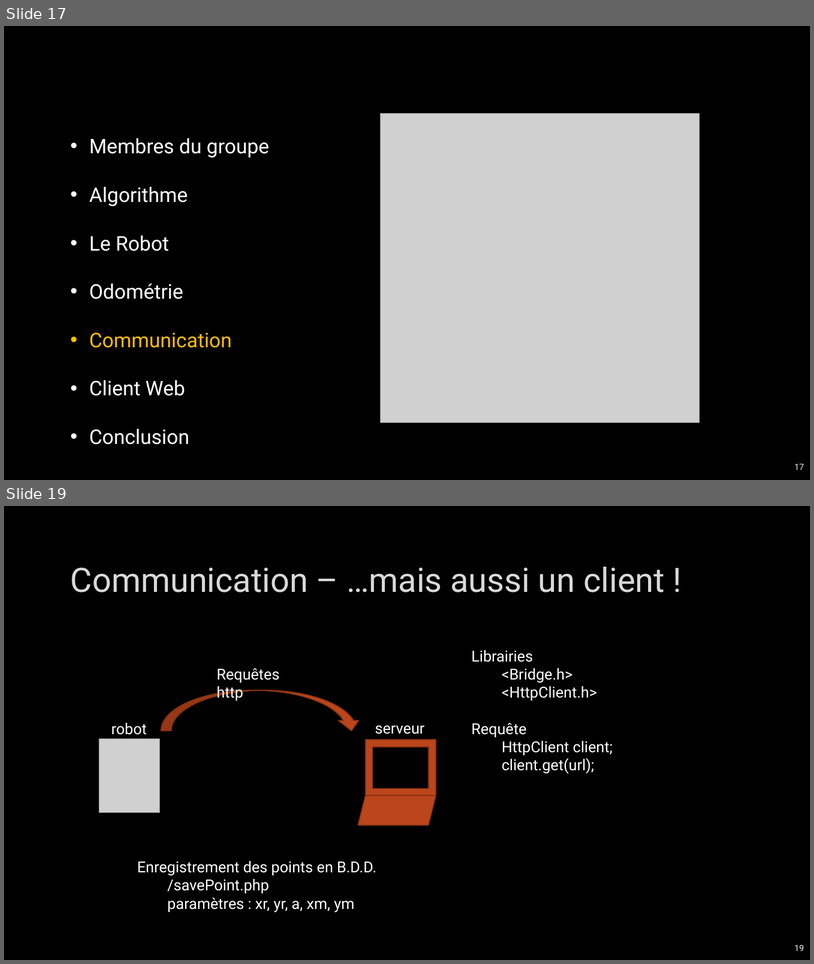
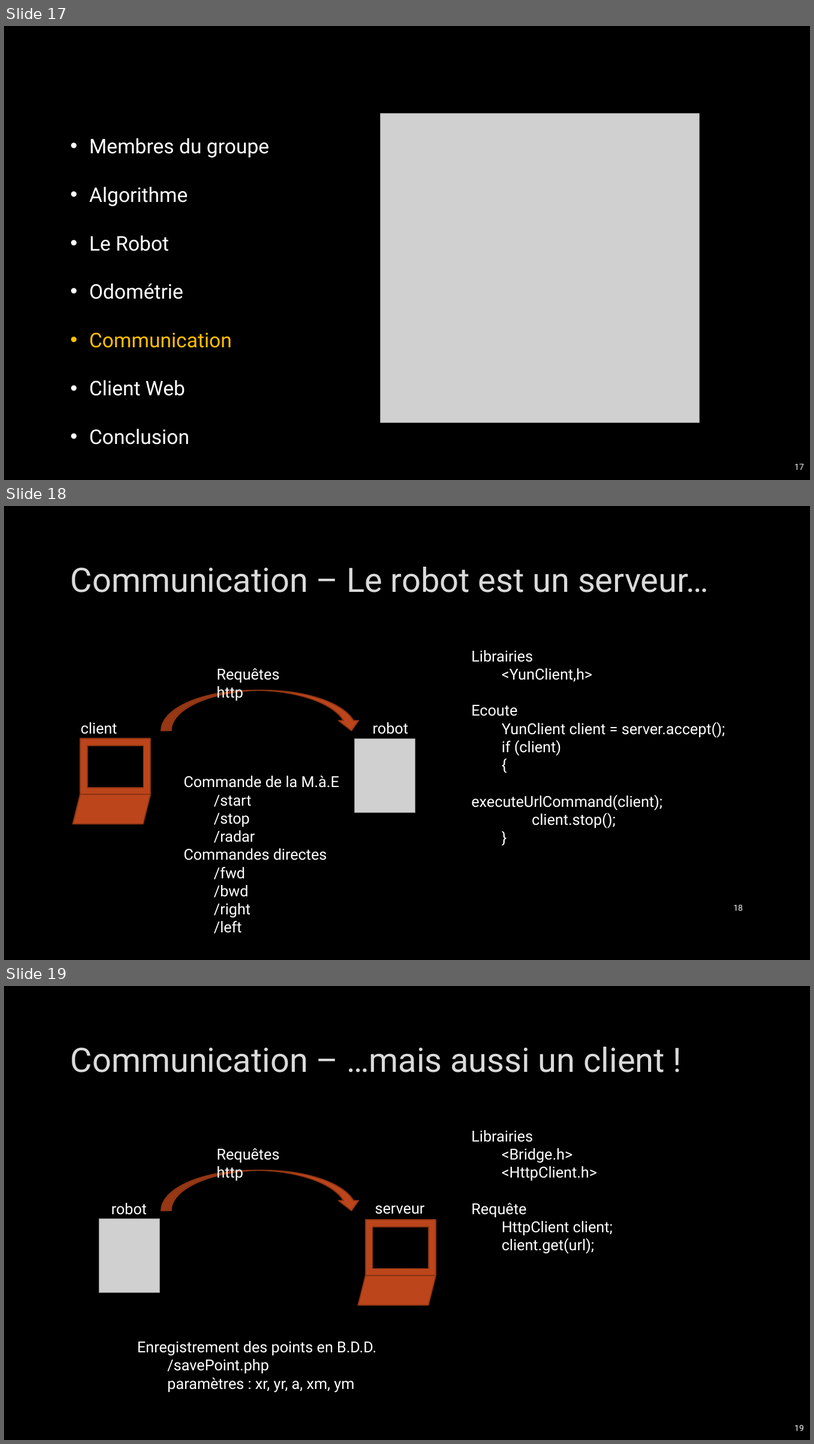
Before and after one commit to CyrilPy/BadMonkey, a slide deck: Gestion projet/Projet intégration robotique – IMERIR.pptx. Shown one above the other, each under a label of ours: slides 17 and 19 before the commit, slides 17, 18 and 19 after it; the slides between them are not shown. The pictures are 814x964 and 814x1444 pixels, drawn with LibreOffice and Linux fonts; fonts in the diff are those of the drawing; grey boxes stand for pictures; background and template pictures are left out. Boxes give left, top, right and bottom in pixels: in the first picture for what was removed or moved away, otherwise in the second. Text is boxed around its words. In the diff, an @@ line names an element or a change of style, - is before the commit and + after.

```diff
--- a/Gestion projet/Projet intégration robotique – IMERIR.pptx
+++ b/Gestion projet/Projet intégration robotique – IMERIR.pptx
@@ slide 18 added at <box>4,506,810,960</box>, background picture (left out) @@
@@ title added at <box>71,567,709,592</box>, 40 pt, text #DADADA @@
+Communication – Le robot est un serveur…
@@ text added at <box>471,650,726,828</box>, 18 pt, text #FFFFFF @@
+Librairies
+<YunClient,h>
+Ecoute
+YunClient client = server.accept();
+if (client)
+{
+executeUrlCommand(client);
+client.stop();
+}
@@ text added at <box>217,668,280,700</box>, 18 pt, text #FFFFFF @@
+Requêtes http
@@ curved down arrow added at <box>161,690,362,730</box>, fill #BC451B, outline #8B3314 1.25 pt @@
@@ frame added at <box>80,738,150,794</box>, fill #BC451B, outline #8B3314 1.25 pt @@
@@ text added at <box>81,722,117,734</box>, 18 pt, text #FFFFFF @@
+client
@@ picture added at <box>355,738,416,812</box> @@
@@ text added at <box>373,722,408,734</box>, 18 pt, text #FFFFFF @@
+robot
@@ text added at <box>184,775,339,933</box>, 18 pt, text #FFFFFF @@
+Commande de la M.à.E
+/start
+/stop
+/radar
+Commandes directes
+/fwd
+/bwd
+/right
+/left
@@ parallelogram added at <box>73,795,151,824</box>, fill #BC451B, outline #8B3314 1.25 pt @@
@@ page number added at <box>734,904,743,910</box>, 10 pt, text #F2F2F2 @@
+18
```
Also in this commit, not shown: 4 slides changed, 1 slide removed.
